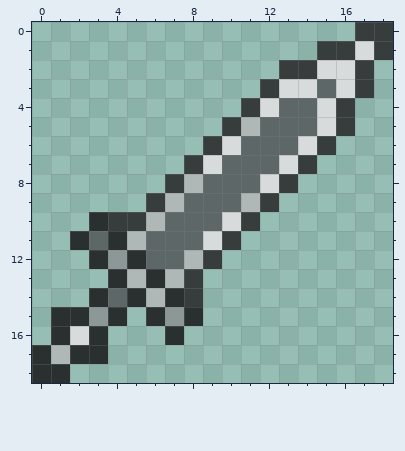
Pixel-art sprite -- Items/Weapons/StoneShortsword.png. Above, as it was before the edit.
The file is 38x38 pixels, drawn in blocks of 2x2; one block is one cell here.
Now the later version:
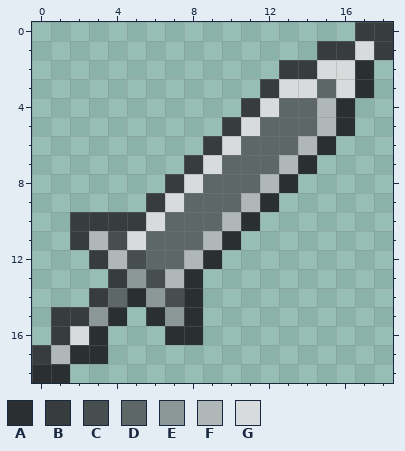
Palette (. is transparent): A #2a2f2f  B #373d3d  C #474e4e  D #5e6767  E #8c9797  F #b0b7b7  G #d8dbdb
What changed:
The edit adds colour A in row 16 at x 8.
Colour B gives way to colour A in rows 2 to 3 at x 17; in rows 4 to 5 at x 16; in row 6 at x 15; in row 7 at x 14; in row 8 at x 13; in row 9 at x 12.
Colour B gives way to colour A in row 10 at x 11; in row 11 at x 10; in row 12 at x 9; in rows 13 to 14 at x 8.
The edit adds colour B in row 10 at x 2.
Colour A gives way to colour B in row 10 at x 3; in row 11 at x 2; in row 12 at x 3; in row 13 at x 4; in row 14 at x 3; in row 15 at x 1 to 2.
Colour A gives way to colour B in row 16 at x 1; in row 17 at x 0.
Colour A gives way to colour C in row 11 at x 4; in row 12 at x 5; in row 13 at x 6; in row 14 at x 7.
Colour F gives way to colour E in row 13 at x 5; in row 14 at x 6.
Colour D gives way to colour F in row 11 at x 3.
Colour E gives way to colour F in row 12 at x 4.
Colour G gives way to colour F in rows 4 to 5 at x 15; in row 6 at x 14; in row 7 at x 13; in row 8 at x 12; in row 10 at x 10; in row 11 at x 9.
Colour F gives way to colour G in row 5 at x 11; in row 8 at x 8; in row 9 at x 7; in row 10 at x 6; in row 11 at x 5.
Pixel boxes of the changes (left, top, right, bottom) in both pictures:
changed: (32, 60, 374, 364)
